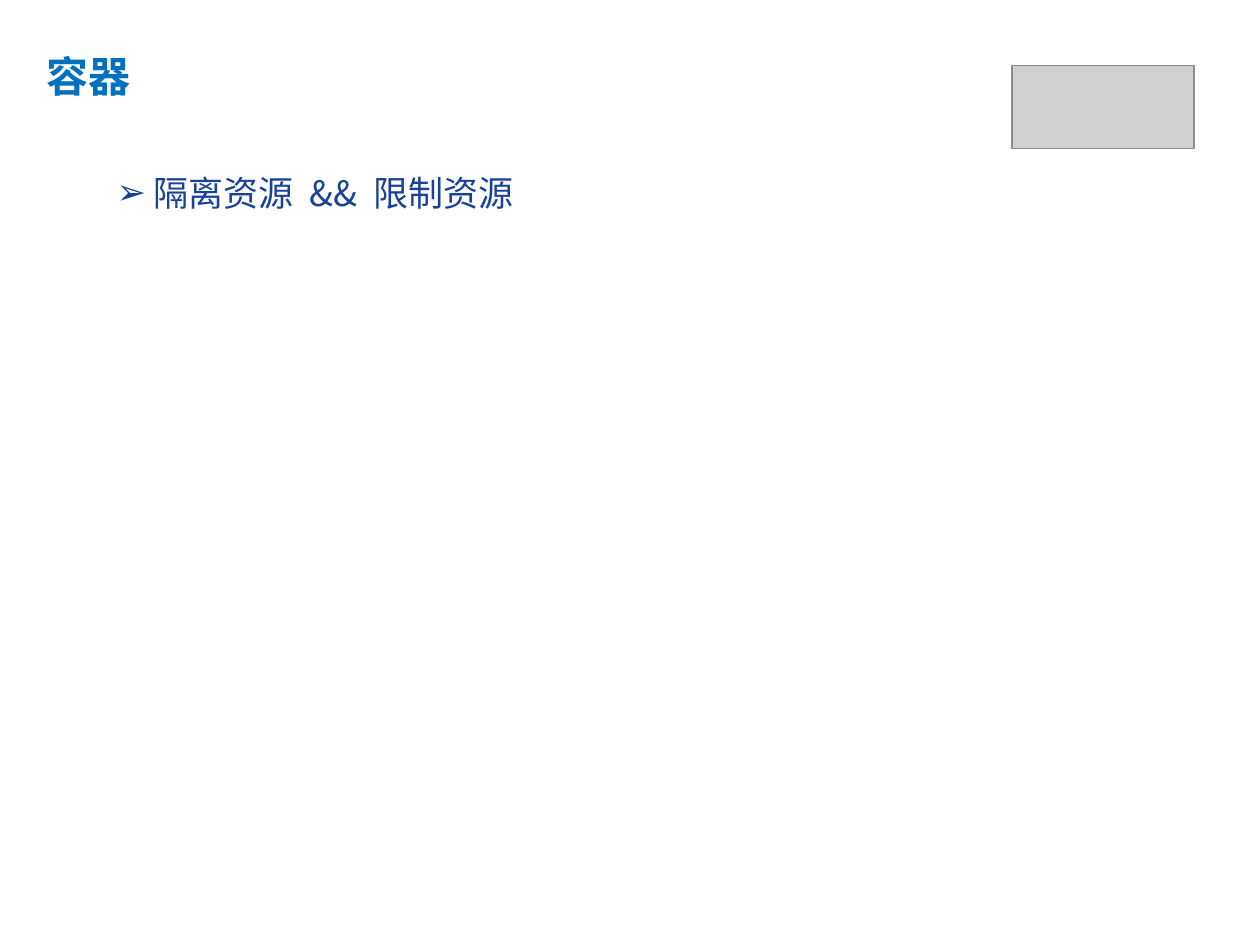
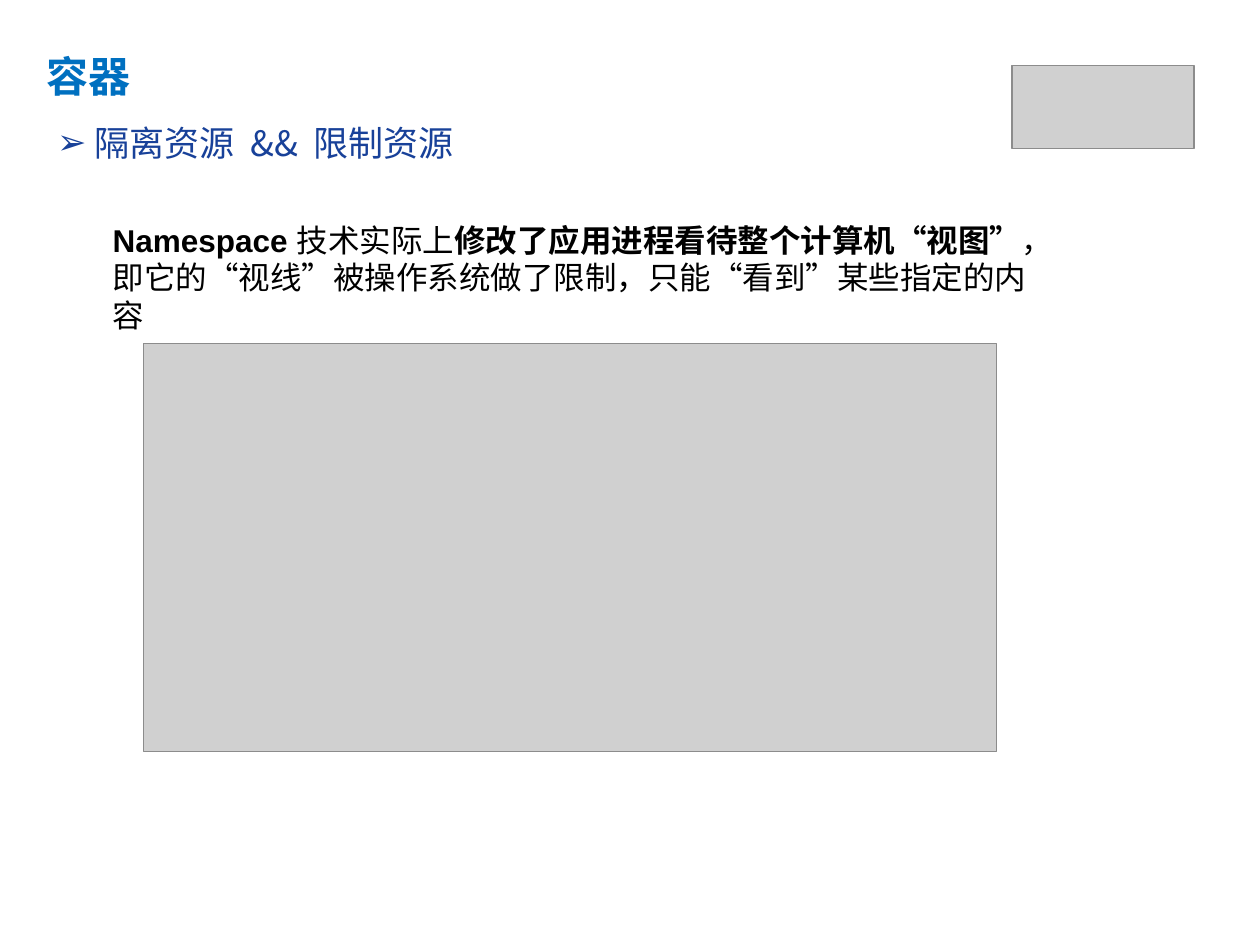
Before and after one commit to yubowen0525/k8s_from_basic_to_advanced, a slide deck: slide 8 of lession1/kubernetes第一课.pptx (slide 7 before the commit). Drawn at 1260x945 pixels with LibreOffice and Linux fonts; fonts in the diff are those of the drawing; grey boxes stand for pictures. Boxes give left, top, right and bottom in pixels: in the first picture for what was removed or moved away, otherwise in the second. Text is boxed around its words. In the diff, an @@ line names an element or a change of style, - is before the commit and + after.

```diff
--- a/lession1/kubernetes第一课.pptx
+++ b/lession1/kubernetes第一课.pptx
@@ text "隔离资源 && 限制资源": place and size @@
-text "隔离资源 && 限制资源" at (154, 176, 513, 209)
+text "隔离资源 && 限制资源" at (94, 126, 454, 159)
@@ text added at (113, 225, 1053, 292), 18 pt, text #000000 @@
+Namespace 技术实际上修改了应用进程看待整个计算机“视图”，即它的“视线”被操作系统做了限制，只能“看到”某些指定的内容
@@ picture added at (144, 344, 997, 752) @@
```
Also in this commit, not shown: 4 other slides changed, 4 slides added, 10 other files.
